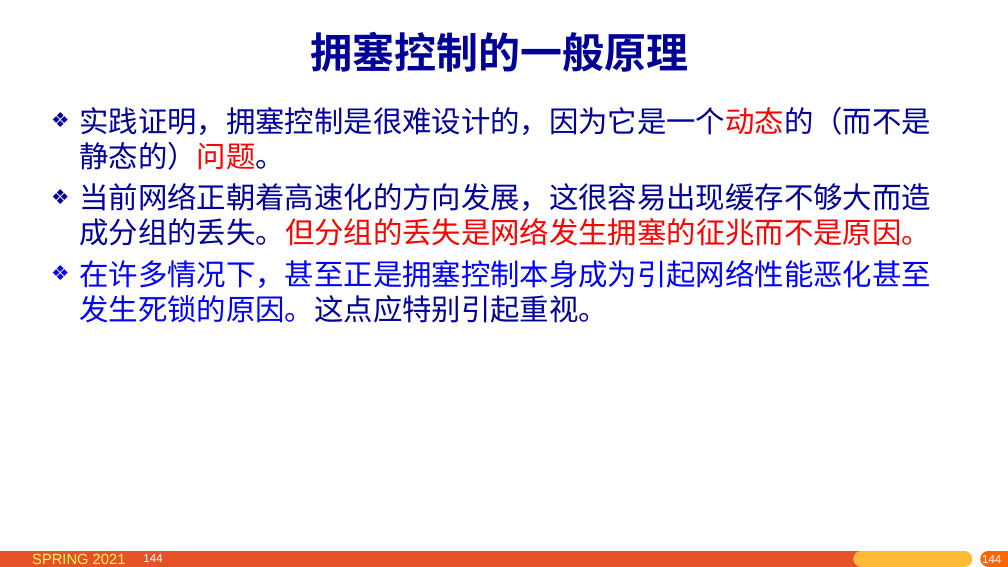
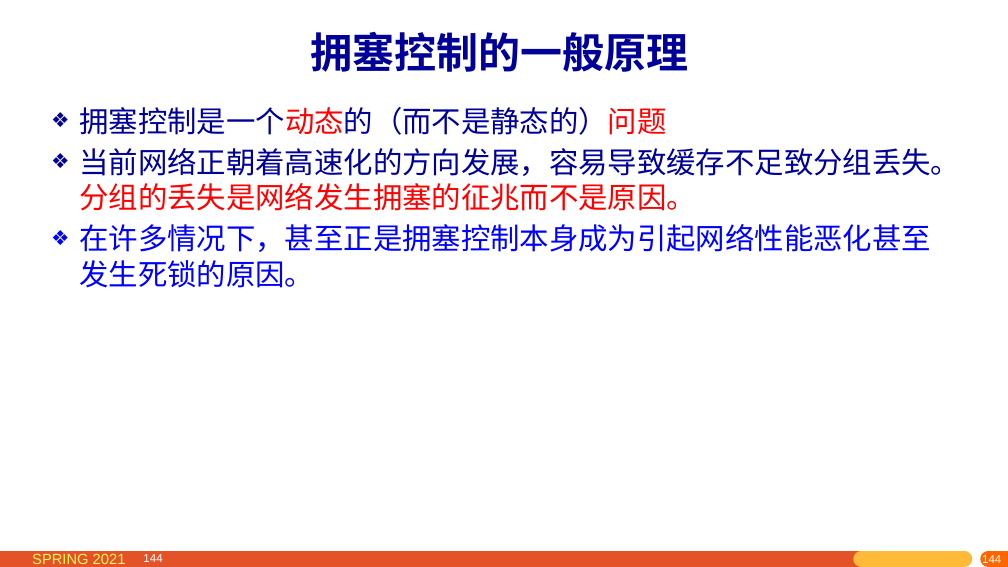
Before and after one commit to network-whu/2021, a slide deck: slide 144 of slides/instruction/05.pptx. Drawn at 1008x567 pixels with LibreOffice and Linux fonts; fonts in the diff are those of the drawing. Boxes give left, top, right and bottom in pixels: in the first picture for what was removed or moved away, otherwise in the second. Text is boxed around its words. In the diff, an @@ line names an element or a change of style, - is before the commit and + after.

```diff
--- a/slides/instruction/05.pptx
+++ b/slides/instruction/05.pptx
@@ text at [79, 107, 960, 288]: text changed @@
-❖ 实践证明，拥塞控制是很难设计的，因为它是一个动态的（而不是静态的）问题。
-❖ 当前网络正朝着高速化的方向发展，这很容易出现缓存不够大而造成分组的丢失。但分组的丢失是网络发生拥塞的征兆而不是原因。
-❖ 在许多情况下，甚至正是拥塞控制本身成为引起网络性能恶化甚至发生死锁的原因。这点应特别引起重视。
+❖ 拥塞控制是一个动态的（而不是静态的）问题
+❖ 当前网络正朝着高速化的方向发展，容易导致缓存不足致分组丢失。分组的丢失是网络发生拥塞的征兆而不是原因。
+❖ 在许多情况下，甚至正是拥塞控制本身成为引起网络性能恶化甚至发生死锁的原因。
```
Also in this commit, not shown: 16 other slides changed, 1 other file.
